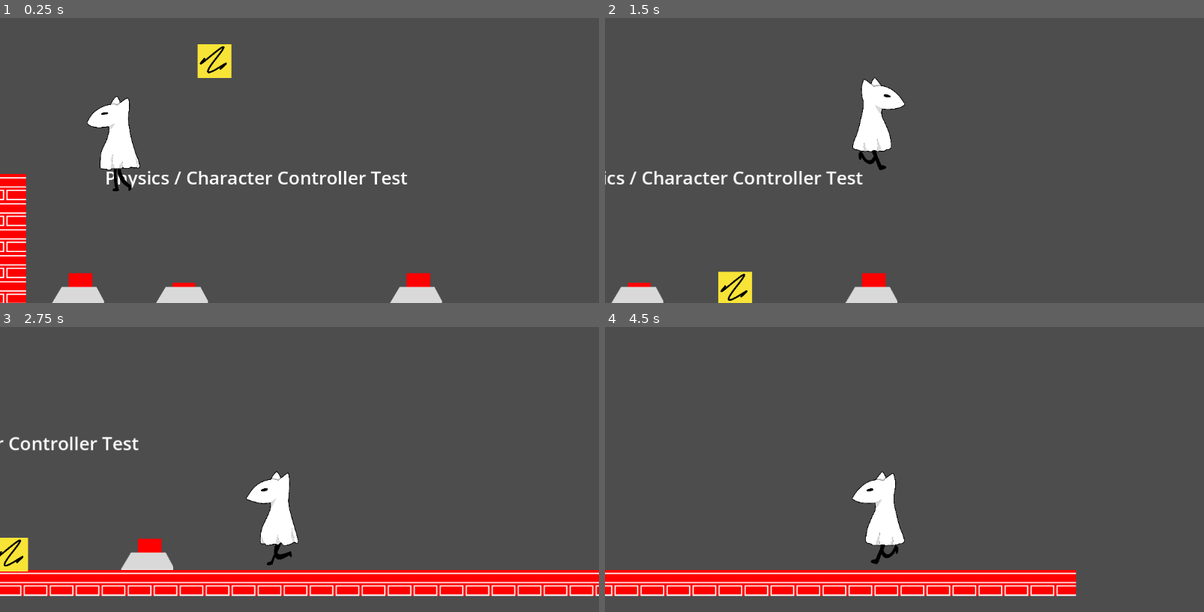
Above: before the commit, frames 1-4 (two rows, left to right).
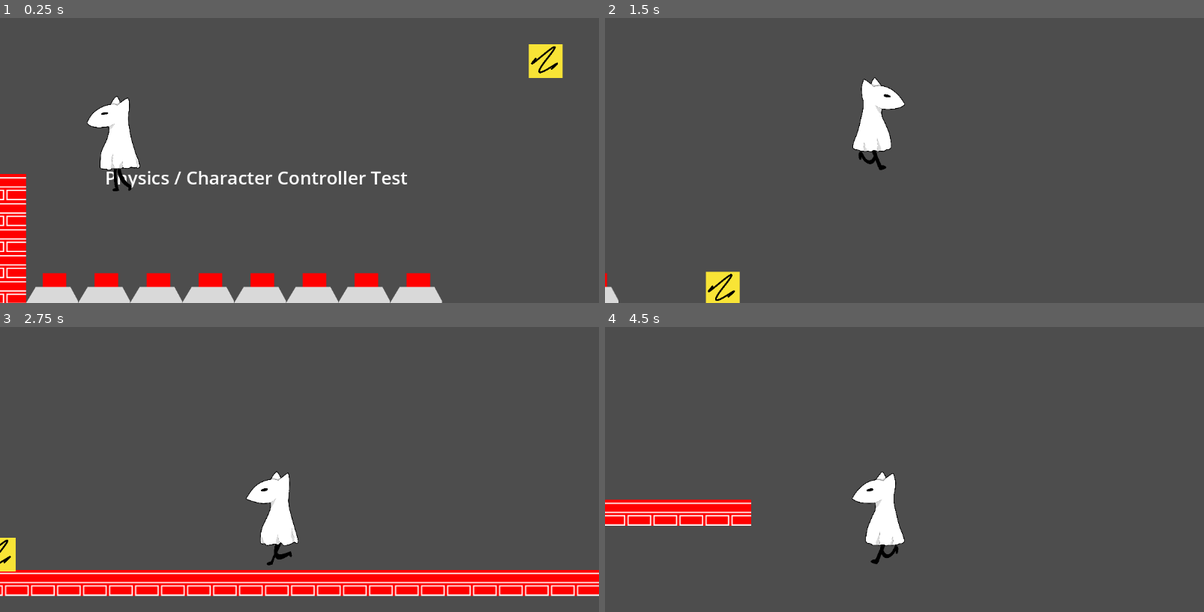
Above: after the commit, the same moments.

Repository: rcivan/ghost-dog
Game: Godot game, scene res://Test.tscn
Two runs of this game, one before a commit and one after it. Both use one fixed random seed, a clock stepped at 60 frames per second and the inputs below.
Inputs:
- Up to frame 1 (0.25 s): no input
- Up to frame 2 (1.5 s): hold Q (slide) 0.53-1.28 s; hold Right (right) from 0.53 s (still down); tap Space (jump) at 0.77 s; tap Q (slide) at 1.35 s
- Up to frame 3 (2.75 s): tap Space (jump) at 1.52 s; release Right (right) at 2.03 s; hold Left (left) from 2.03 s (still down); hold Q (slide) from 2.03 s (still down)
- Up to frame 4 (4.5 s): release Left (left) at 2.78 s; release Q (slide) at 2.78 s; hold Right (right) 2.78-4.28 s; tap Q (slide) at 2.85, 4.35 s; tap Space (jump) at 3.02, 3.77 s; hold Q (slide) 3.53-4.28 s; hold Left (left) from 4.28 s (still down)

The runs differ from the first frame. In frame 1, 5.4% of the frame differs, in the area x 4-94%, y 9-100%; in frame 2, 2.6%; in frame 3, 2.8%; in frame 4, 9.5%, in the area x 0-79%, y 60-95%.

Commit message:
yay vectors

Diff:
--- a/game/Player.gd
+++ b/game/Player.gd
@@ -81,21 +81,21 @@
 			collision_collider.apply_central_impulse(push_direction * 300)
 
 
-
+	print(check_buttons())
 	move_and_slide()
 
 
 
 
-func check_button():
-	var map = get_node("/root/Test/Map")
-	var tile = map.local_to_map(self.position)
-	tile.y += 1
 
-	for i in range(3):
-		for j in range(5):
-			var tile_data = map.get_cell_tile_data(0,Vector2(tile.x+i-1,tile.y+j-2))
-			if tile_data != null:
-				if tile_data.get_custom_data("button"):
-					return(true)
-	return(false)
+
+
+func check_buttons():
+	var tmap = get_node("/root/Test/Map")
+	var tile = tmap.local_to_map(self.position)
+	tile = Vector2(tile.x,tile.y+1)
+	var buttons =  tmap.get_used_cells_by_id(0,0,Vector2(0,0)) + tmap.get_used_cells_by_id(0,0,Vector2(1,0))
+	var press = buttons.filter(func(point):
+		if tile.distance_to(point) < 1.5:
+			return true)
+	return(press)
--- a/game/Test.tscn
+++ b/game/Test.tscn
@@ -38,10 +38,10 @@
 tile_set = ExtResource("2_pl328")
 format = 2
 layer_0/z_index = -1
-layer_0/tile_data = PackedInt32Array(720897, 1, 0, 655361, 1 …(864 unchanged characters)… 7, 1, 0, 852028, 1, 0, 852029, 1, 0, 720899, 0, 0, 786435, 0, 1, 720900, 65536, 0, 786436, 65536, 1, 786439, 131072, 1, 786440, 196608, 1, 720912, 0, 0, 786448, 0, 1, 720913, 65536, 0, 786449, 65536, 1)
+layer_0/tile_data = PackedInt32Array(720897, 1, 0, 655361, 1 …(864 unchanged characters)… 7, 1, 0, 852028, 1, 0, 852029, 1, 0, 720901, 65536, 0, 786437, 65536, 1, 786438, 0, 1, 720902, 0, 0, 720910, 0, 0, 786446, 0, 1, 720911, 65536, 0, 786447, 65536, 1, 720898, 0, 0, 786434, 0, 1, 720899, 65536, 0, 786435, 65536, 1, 720903, 65536, 0, 786439, 65536, 1, 720904, 0, 0, 786440, 0, 1, 720900, 0, 0, 786436, 0, 1, 720905, 65536, 0, 786441, 65536, 1, 720906, 0, 0, 786442, 0, 1, 720907, 65536, 0, 786443, 65536, 1, 720908, 0, 0, 786444, 0, 1, 720909, 65536, 0, 786445, 65536, 1, 720912, 0, 0, 786448, 0, 1, 720913, 65536, 0, 786449, 65536, 1)
 
 [node name="Box" type="RigidBody2D" parent="."]
-position = Vector2(463, 139)
+position = Vector2(1100, 139)
 metadata/_edit_group_ = true
 
 [node name="Sprite2D" type="Sprite2D" parent="Box"]
--- a/game/assets/prelim/prelim_tiles.tres
+++ b/game/assets/prelim/prelim_tiles.tres
@@ -9,46 +9,30 @@
 [sub_resource type="TileSetAtlasSource" id="TileSetAtlasSource_x0jjn"]
 texture = ExtResource("1_2ybor")
 texture_region_size = Vector2i(50, 50)
+1:1/0 = 0
+1:1/0/physics_layer_0/linear_velocity = Vector2(0, 0)
+1:1/0/physics_layer_0/angular_velocity = 0.0
+1:1/0/physics_layer_0/polygon_0/points = PackedVector2Array(25, 25, 0, -12.5, 0, -25, -25, -25, -25, 25)
+1:1/0/physics_layer_1/linear_velocity = Vector2(0, 0)
+1:1/0/physics_layer_1/angular_velocity = 0.0
+1:0/0 = 0
+1:0/0/physics_layer_0/linear_velocity = Vector2(0, 0)
+1:0/0/physics_layer_0/angular_velocity = 0.0
+1:0/0/physics_layer_1/linear_velocity = Vector2(0, 0)
+1:0/0/physics_layer_1/angular_velocity = 0.0
+1:0/0/physics_layer_1/polygon_0/points = PackedVector2Array(-25, 12.5, 0, 12.5, 0, 25, -25, 25)
 0:0/0 = 0
 0:0/0/physics_layer_0/linear_velocity = Vector2(0, 0)
 0:0/0/physics_layer_0/angular_velocity = 0.0
 0:0/0/physics_layer_1/linear_velocity = Vector2(0, 0)
 0:0/0/physics_layer_1/angular_velocity = 0.0
 0:0/0/physics_layer_1/polygon_0/points = PackedVector2Array(0, 25, 0, 12.5, 25, 12.5, 25, 25)
-0:0/0/custom_data_0 = true
-1:0/0 = 0
-1:0/0/physics_layer_0/linear_velocity = Vector2(0, 0)
-1:0/0/physics_layer_0/angular_velocity = 0.0
-1:0/0/physics_layer_1/linear_velocity = Vector2(0, 0)
-1:0/0/physics_layer_1/angular_velocity = 0.0
-1:0/0/physics_layer_1/polygon_0/points = PackedVector2Array(-25, 12.5, 0, 12.5, 0, 25, -25, 25)
-1:0/0/custom_data_0 = true
 0:1/0 = 0
 0:1/0/physics_layer_0/linear_velocity = Vector2(0, 0)
 0:1/0/physics_layer_0/angular_velocity = 0.0
-0:1/0/physics_layer_0/polygon_0/points = PackedVector2Array(25, -25, 25, 25, -25, 25)
+0:1/0/physics_layer_0/polygon_0/points = PackedVector2Array(-25, 25, 0, -12.5, 0, -25, 25, -25, 25, 25)
 0:1/0/physics_layer_1/linear_velocity = Vector2(0, 0)
 0:1/0/physics_layer_1/angular_velocity = 0.0
-0:1/0/custom_data_0 = true
-1:1/0 = 0
-1:1/0/physics_layer_0/linear_velocity = Vector2(0, 0)
-1:1/0/physics_layer_0/angular_velocity = 0.0
-1:1/0/physics_layer_0/polygon_0/points = PackedVector2Array(-25, -25, 25, 25, -25, 25)
-1:1/0/physics_layer_1/linear_velocity = Vector2(0, 0)
-1:1/0/physics_layer_1/angular_velocity = 0.0
-1:1/0/custom_data_0 = true
-2:1/0 = 0
-2:1/0/physics_layer_0/linear_velocity = Vector2(0, 0)
-2:1/0/physics_layer_0/angular_velocity = 0.0
-2:1/0/physics_layer_0/polygon_0/points = PackedVector2Array(25, -25, 25, 25, -25, 25)
-2:1/0/physics_layer_1/linear_velocity = Vector2(0, 0)
-2:1/0/physics_layer_1/angular_velocity = 0.0
-3:1/0 = 0
-3:1/0/physics_layer_0/linear_velocity = Vector2(0, 0)
-3:1/0/physics_layer_0/angular_velocity = 0.0
-3:1/0/physics_layer_0/polygon_0/points = PackedVector2Array(-25, -25, 25, 25, -25, 25)
-3:1/0/physics_layer_1/linear_velocity = Vector2(0, 0)
-3:1/0/physics_layer_1/angular_velocity = 0.0
 
 [sub_resource type="TileSetAtlasSource" id="TileSetAtlasSource_r6boi"]
 texture = ExtResource("2_rluwx")
Not shown, changed: .DS_Store
